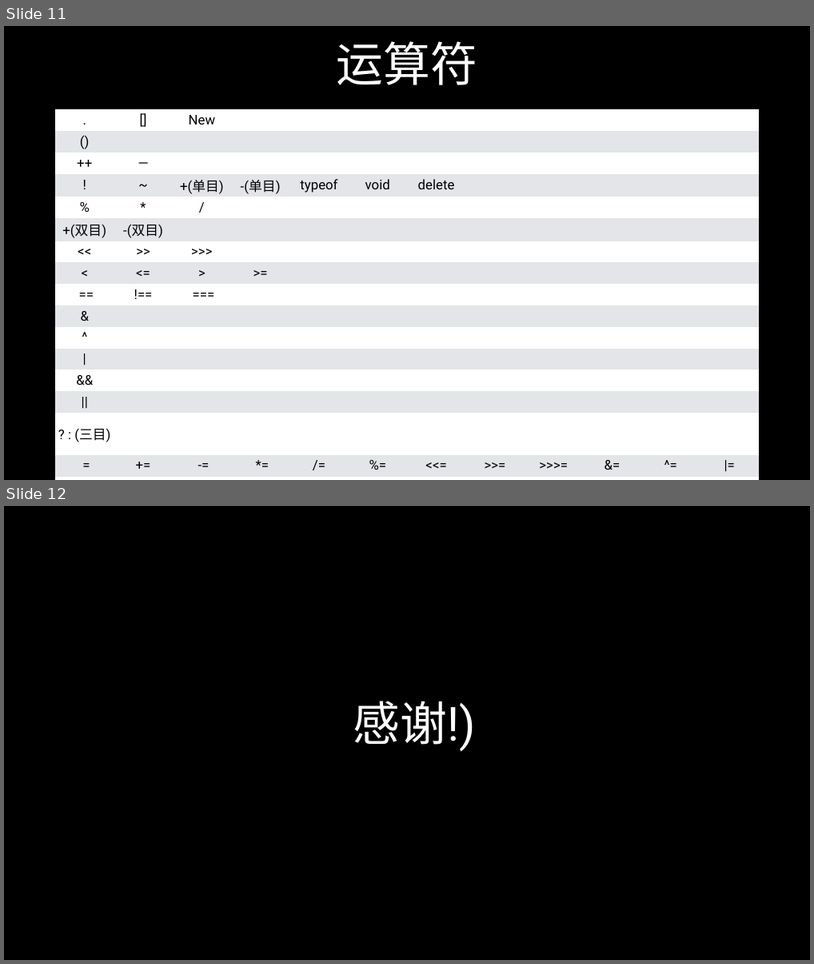
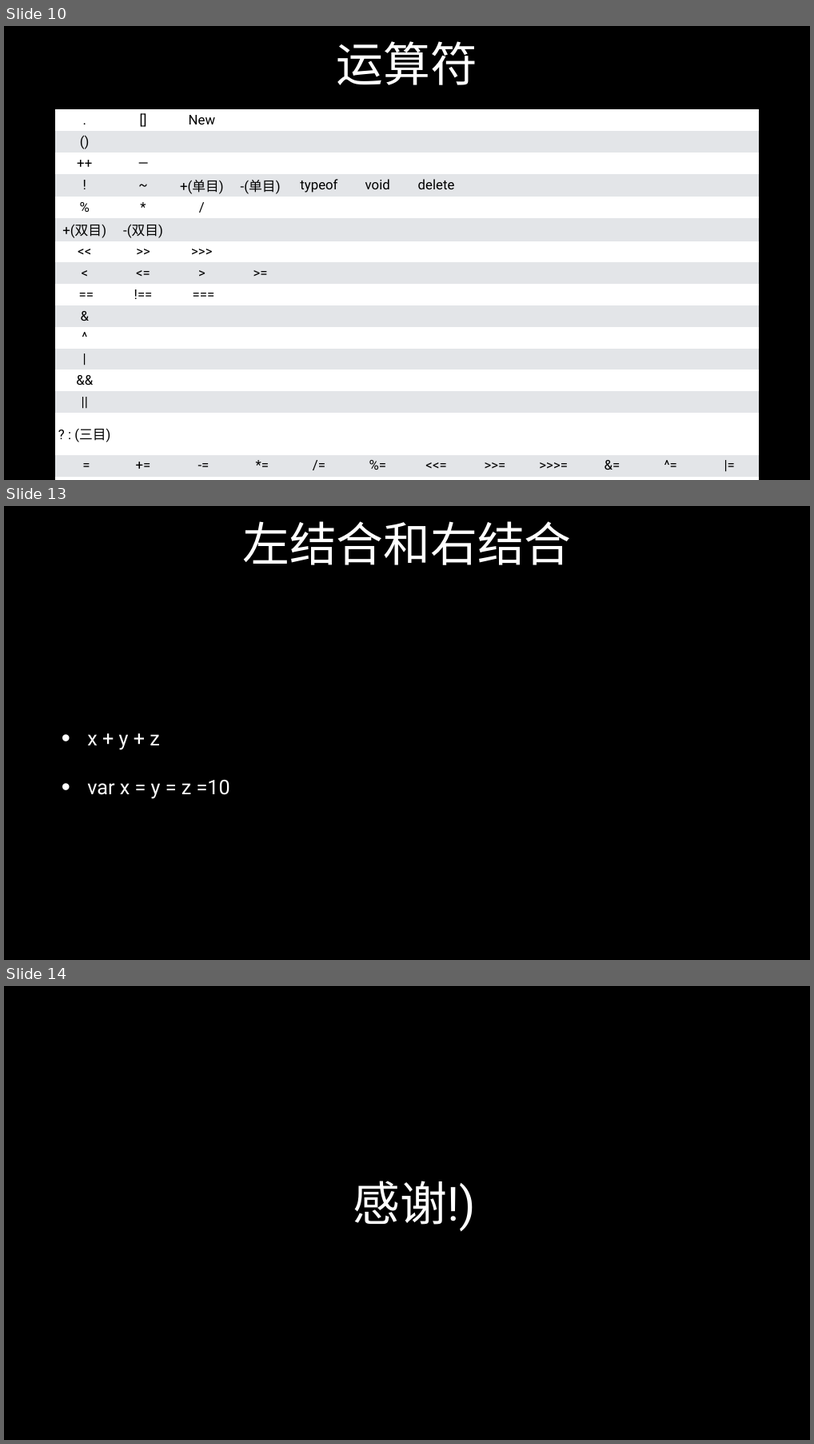
Before and after one commit to zmclass/web-study, a slide deck: 2019-11-11/ppt/javascript-类型转换与运算符.pptx. Shown one above the other, each under a label of ours: slides 11 and 12 before the commit, slides 10, 13 and 14 after it; the slides between them are not shown. The pictures are 814x964 and 814x1444 pixels, drawn with LibreOffice and Linux fonts; fonts in the diff are those of the drawing. Boxes give left, top, right and bottom in pixels: in the first picture for what was removed or moved away, otherwise in the second. Text is boxed around its words. In the diff, an @@ line names an element or a change of style, - is before the commit and + after.

```diff
--- a/2019-11-11/ppt/javascript-类型转换与运算符.pptx
+++ b/2019-11-11/ppt/javascript-类型转换与运算符.pptx
@@ slide 13 added at (4,506,810,960), background #000000 @@
@@ title added at (242,521,571,565), 112 pt, text #FFFFFF @@
+左结合和右结合
@@ text added at (87,734,230,799), 48 pt, text #FFFFFF @@
+• x + y + z
+• var x = y = z =10
@@ what was slide 11 is now slide 10 @@
@@ what was slide 12 is now slide 14 @@
```
Also in this commit, not shown: 3 slides changed, 2 other slides added, 1 slide removed, 4 other files.
